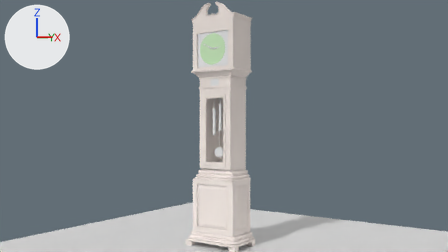
What one commit did to the Blender file Assets/models/house/floor01/grandfather_clock01/grandfather_clock01e.blend.
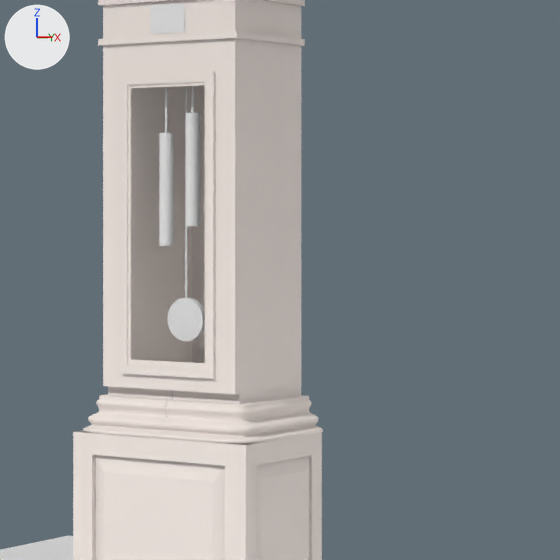
There are two pictures of each version: one from the file's camera 'Camera', one close up on the part from 39% to 68% of the width and 31% to 83% of the height. The lights are fixed; the arrows at upper left show +X, +Y and +Z.

Objects in the first close-up: 'Plane', 'Plane.002', 'base', 'chime_l', 'chime_r', 'floor', 'glass_door', 'pendulum_head', 'pendulum_section', 'under_clock_trim'.
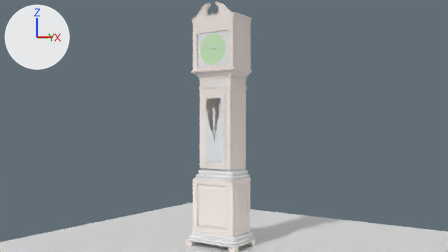
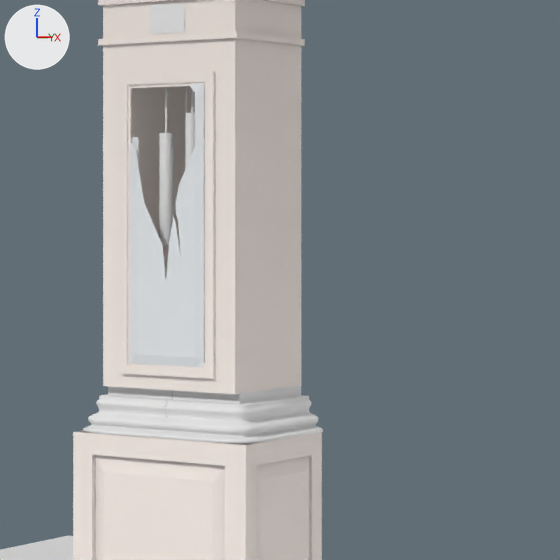
Boxes (x1, y1, x2, y2) around the edits, measured in the close-ups (560 x 560 px):
'door_glass', shown
    after: (130, 83, 205, 367)
'chime_r', unchanged, covered by the edit
    before: (185, 113, 200, 226)
    after: (185, 113, 195, 169)
'pendulum_head', unchanged, covered by the edit
    before: (167, 298, 205, 341)

What changed in the scene script:
```text
Change ob_door_glass:
    remove ob_door_glass.hide_set(True)  # its collection is switched off
```
